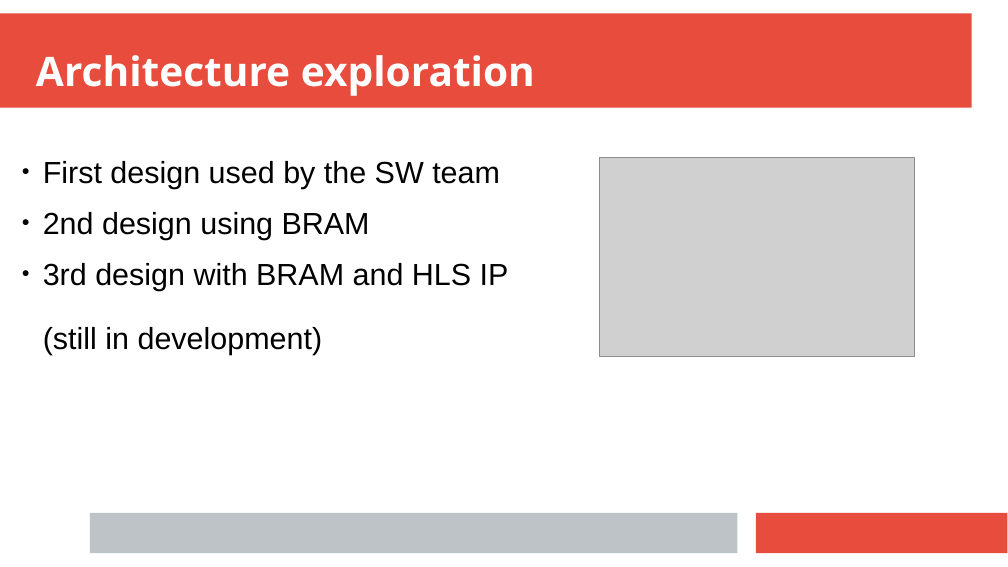
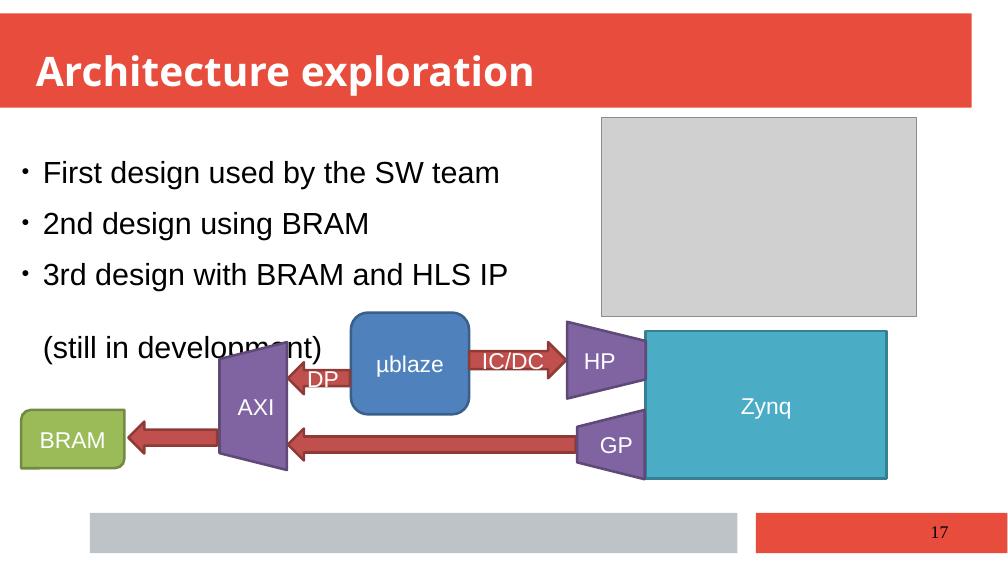
Before and after one commit to anisghaoui/A2, a slide deck: slide 17 of presentation_finale/prensent_A2_group_1.pptx. Drawn at 1008x567 pixels with LibreOffice and Linux fonts; fonts in the diff are those of the drawing; grey boxes stand for pictures. Boxes give left, top, right and bottom in pixels: in the first picture for what was removed or moved away, otherwise in the second. Text is boxed around its words. In the diff, an @@ line names an element or a change of style, - is before the commit and + after.

```diff
--- a/presentation_finale/prensent_A2_group_1.pptx
+++ b/presentation_finale/prensent_A2_group_1.pptx
@@ picture: place and size @@
-picture at box(600, 157, 915, 357)
+picture at box(602, 118, 917, 317)
@@ text "First design used by the ..." rewrapped from box(43, 161, 509, 355) to box(43, 161, 509, 364) @@
@@ rounded rectangle added at box(351, 313, 469, 414), fill #4F81BD, outline #3A5F8C 2 pt, 18 pt, text #FFFFFF @@
+µblaze
@@ trapezoid added at box(567, 322, 646, 399), fill #8064A2, outline #5F4A78 2 pt, 18 pt, text #FFFFFF @@
+HP
@@ trapezoid added at box(220, 342, 287, 470), fill #8064A2, outline #5F4A78 2 pt, 18 pt, text #FFFFFF @@
+AXI
@@ right arrow added at box(469, 342, 566, 379), fill #C0504D, outline #8E3B39 2 pt, 18 pt, text #FFFFFF @@
+IC/DC
@@ rectangle added at box(646, 331, 887, 479), fill #4BACC6, outline #377F92 2 pt, 18 pt, text #FFFFFF @@
+Zynq
@@ right arrow added at box(288, 362, 350, 394), fill #C0504D, outline #8E3B39 2 pt, 18 pt, text #FFFFFF @@
+DP
@@ round diag rect added at box(21, 410, 124, 468), fill #9BBB59, outline #738A42 2 pt, 18 pt, text #FFFFFF @@
+BRAM
@@ trapezoid added at box(577, 410, 645, 479), fill #8064A2, outline #5F4A78 2 pt, 18 pt, text #FFFFFF @@
+GP
@@ right arrow added at box(128, 422, 217, 454), fill #C0504D, outline #8E3B39 2 pt @@
@@ right arrow added at box(288, 429, 576, 461), fill #C0504D, outline #8E3B39 2 pt @@
@@ page number added at box(931, 526, 949, 538), 14 pt, text #000000 @@
+17
```
Also in this commit, not shown: 21 other slides changed, 5 other files.
